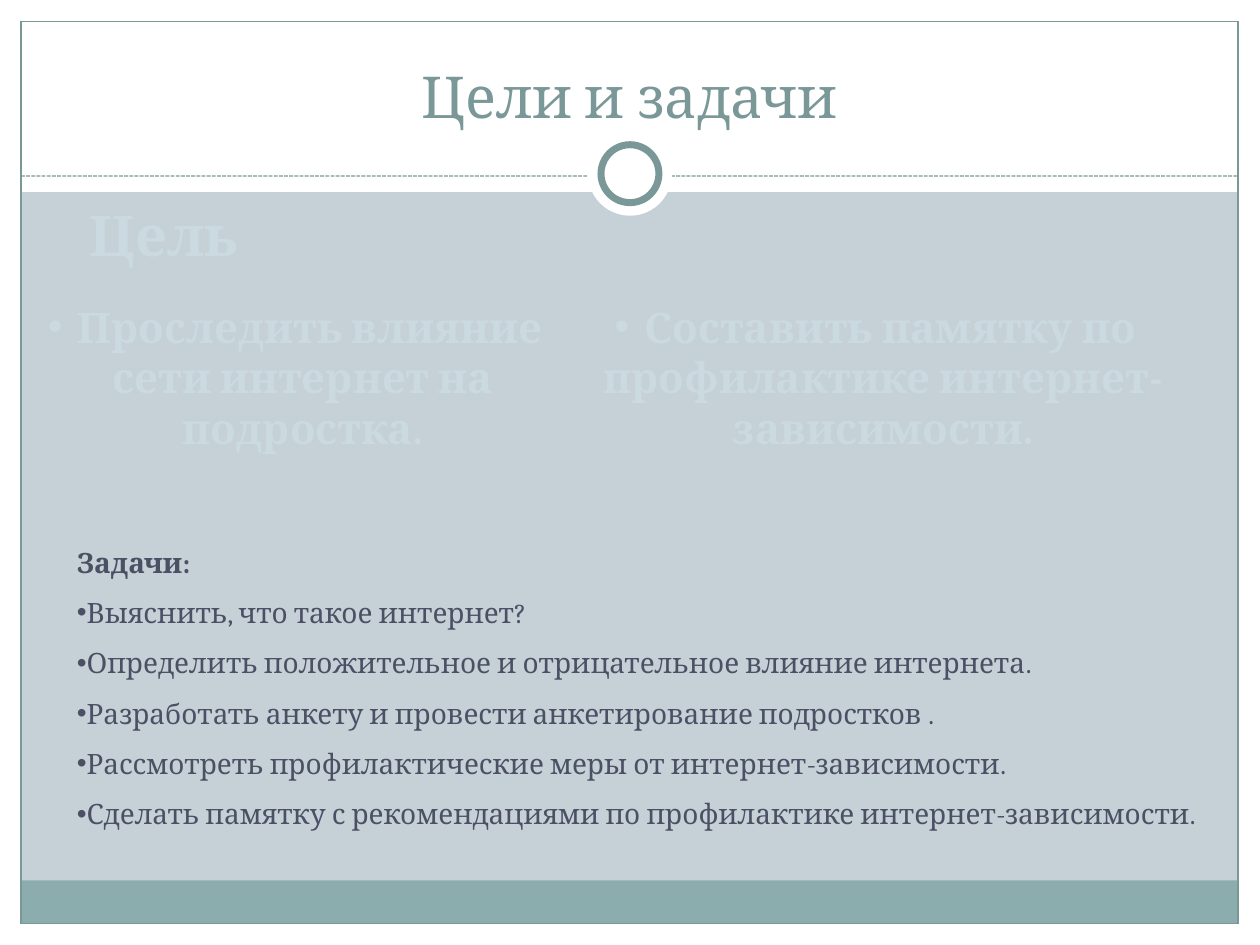
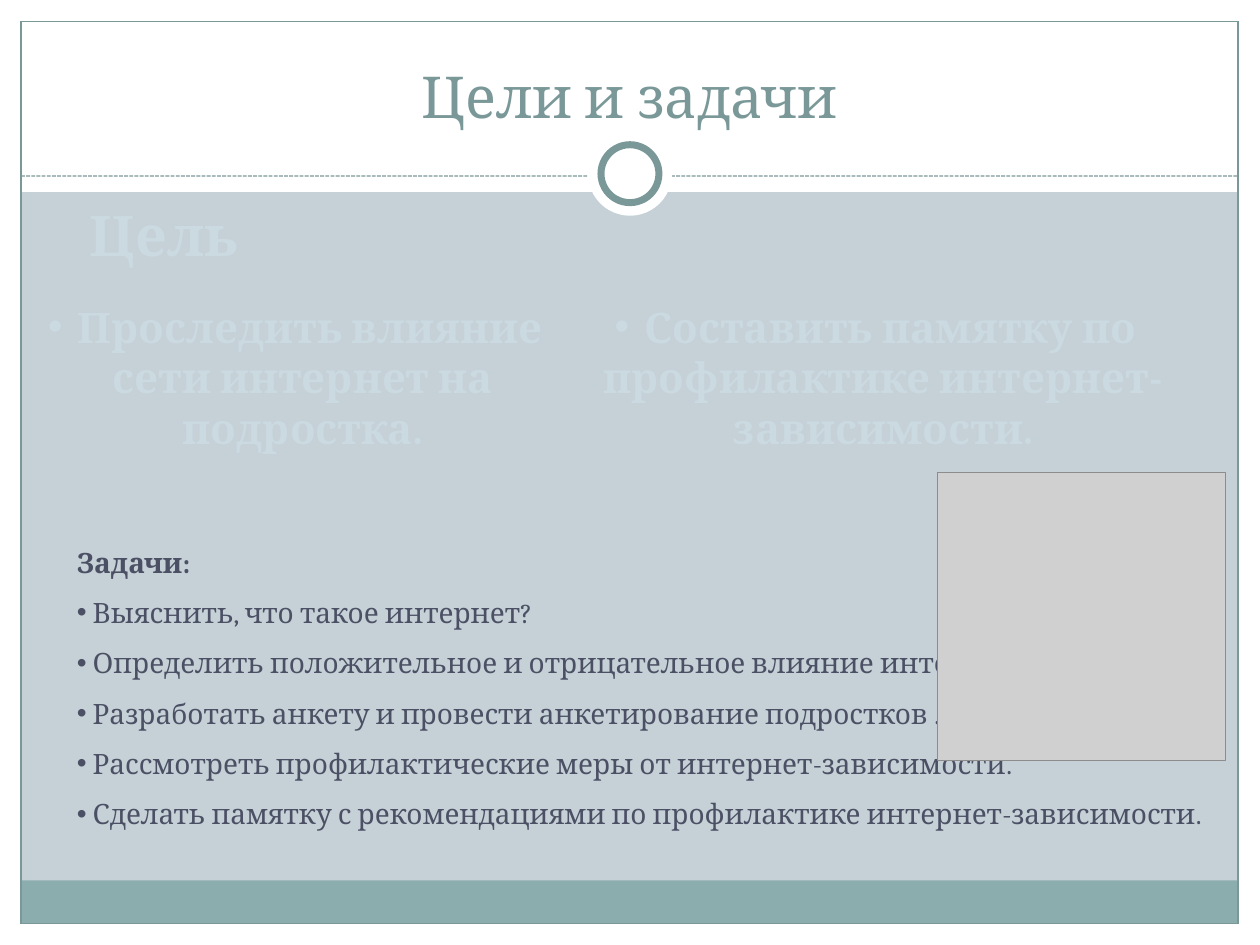
Before and after one commit to Ivan2802/itog_project_9, a slide deck: slide 3 of Проект.pptx. Drawn at 1260x945 pixels with LibreOffice and Linux fonts; fonts in the diff are those of the drawing; grey boxes stand for pictures. Boxes give left, top, right and bottom in pixels: in the first picture for what was removed or moved away, otherwise in the second. Text is boxed around its words. In the diff, an @@ line names an element or a change of style, - is before the commit and + after.

```diff
--- a/Проект.pptx
+++ b/Проект.pptx
@@ picture added at [937, 472, 1225, 760] @@
@@ text "Задачи:" rewrapped from [77, 553, 1189, 831] to [77, 553, 1195, 831] @@
```
Also in this commit, not shown: 2 other slides changed, 8 slides added, 2 slides removed, 26 other files.
